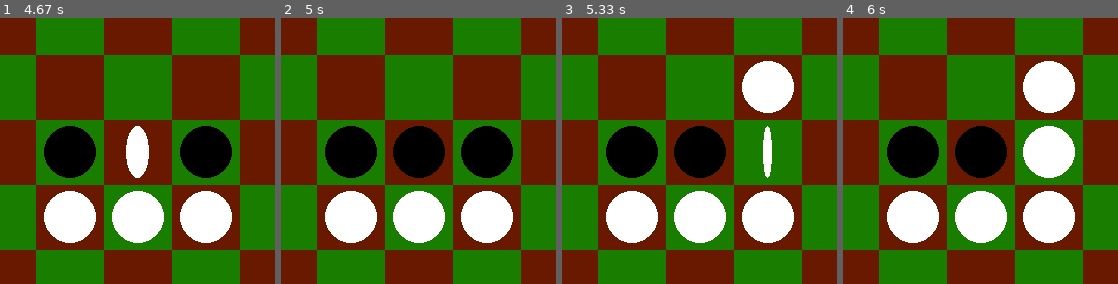
Above: before the commit, frames 1-4 (left to right).
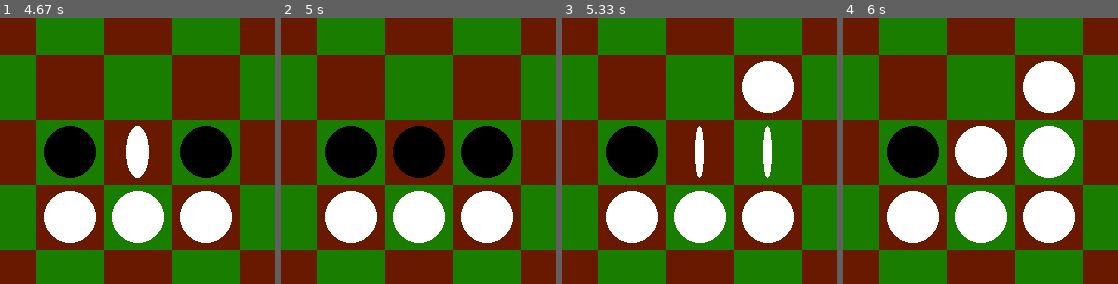
Above: after the commit, the same moments.

Repository: Eric-Fratzke/pygames
Game: pygame game, started from othello/othello.py
Same seed, same stepped clock (60 frames per second), same inputs: the game is played once before the commit and once after it.
Inputs (mouse positions are % of the whole screen's width and height, from its top left):
- Up to frame 1 (4.67 s): click (26, 27) at 0.97 s; click (55, 45) at 2.87 s; click (36, 16) at 3.27 s; move the mouse to (58, 42) at 3.93 s; click (58, 42) at 4.07 s; click (27, 40) at 4.47 s
- Up to frame 2 (5 s): no input
- Up to frame 3 (5.33 s): no input
- Up to frame 4 (6 s): no input
The pictures show only the part of the screen within x 18-68%, y 19-69%; the shares and areas given below are measured in that part.

Frames 1-2 are identical in both runs. In frame 3, 2.9% of the frame differs, in the area x 40-60%, y 40-61%; in frame 4, 2.9%.

Commit message:
Rule update, flip all valid moves

Diff:
--- a/othello/othello.py
+++ b/othello/othello.py
@@ -52,6 +52,10 @@
 		def __repr__(self):
 			return "(" + str( self.grid_pos[0]) + ", " + str(self.grid_pos[1]) + ")"
 
+		def __eq__(self, other):
+			if other:
+				return self.grid_pos == other.grid_pos
+			return
 		def copy(self):
 			'''
 				return deepcopy of cell
@@ -285,9 +289,11 @@
 		return moves
 
 
-	def move(self, cell_from, cell_to):
+	def move_piece(self, move):
 		self.wait = self.WAIT_TIME
 		# flips all cells in between the line segment created by  to and from
+		# try for each cell from owned cells
+		cell_from, cell_to = move
 		i, j =  cell_from.grid_pos
 		fi, fj =  cell_to.grid_pos
 		di, dj = (fi-i), (fj-j)
@@ -313,9 +319,16 @@
 			else:
 				continue_flipping  = False
 			ni, nj = ni+di, nj+dj
-
-		# set empty cell owner
 		cell_to.owner = cell_from.owner
+
+	def move(self, player, cell_to):
+		'''
+		for each player move from any owned cell to destination cell
+		'''
+		moves = self.get_all_moves(player)
+		for move in moves:
+			if move[1] == cell_to:
+				self.move_piece(move)
 
 
 
@@ -372,7 +385,7 @@
 		if winner != None:
 			# handle game over prompt
 			a = None
-		# set winner
+		# set winner if game over
 		elif board.check_game_over():
 			winner = board.get_winner()
 			print("WINNER: PLAYER " +str(winner+1))
@@ -400,7 +413,7 @@
 							cell = board.get_intersecting_cell(mouse_pos)
 							if cell in potential_moves:
 								# add the piece to the cell and flip all pieces in between
-								board.move(selected_cell, cell)
+								board.move(current_player, cell)
 								current_player = board.toggle_player(current_player)
 							# unselect current piece if not selecting new piece
 							if cell and cell.owner == current_player:
@@ -412,7 +425,7 @@
 				elif current_player == ai.player:
 					move = ai.get_move()
 					if move != Board.NO_MOVES:
-						board.move(move[0],move[1])
+						board.move(current_player,move[1])
 					# update current player
 					current_player = board.toggle_player(current_player)
 		# draw
